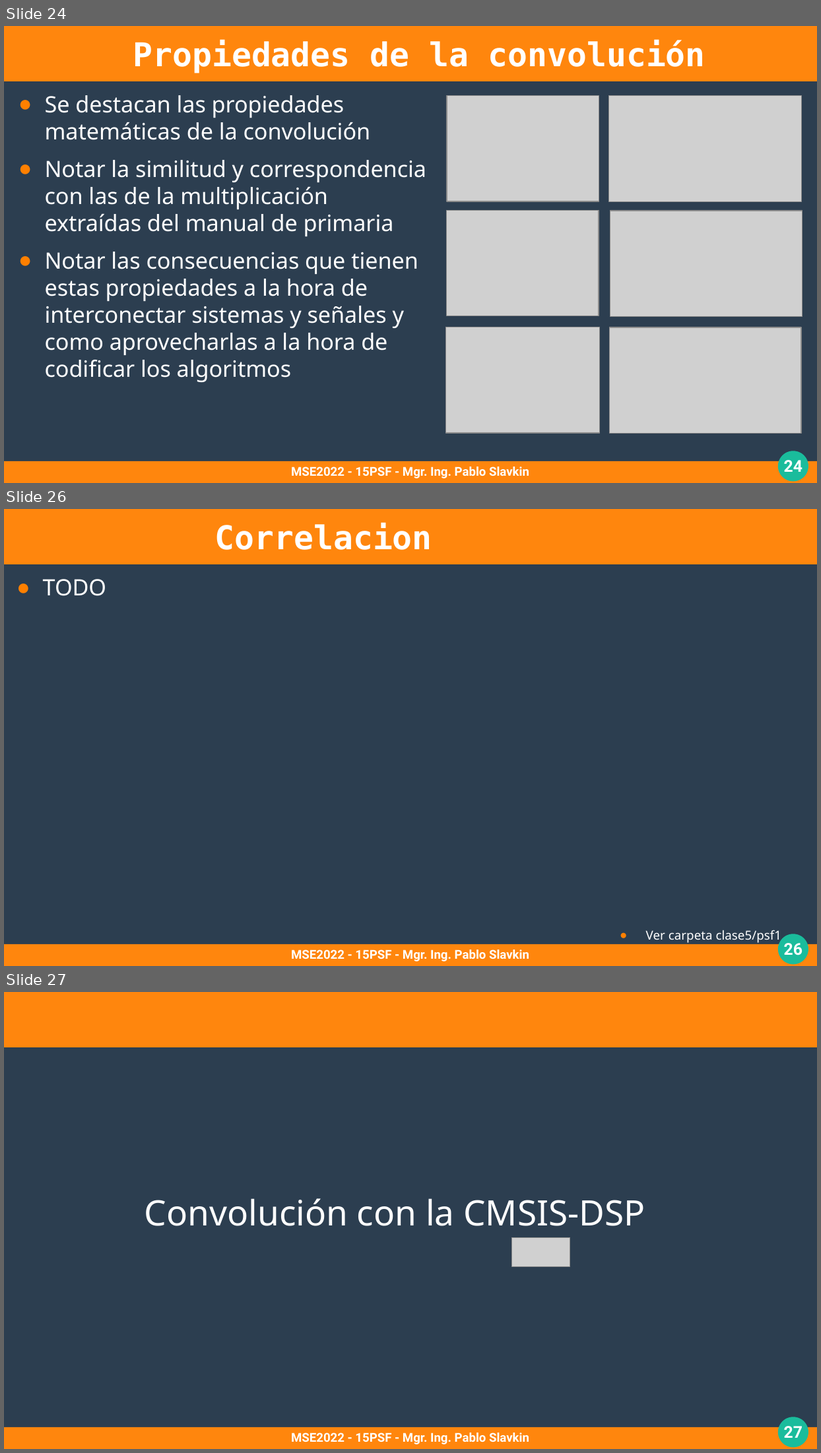
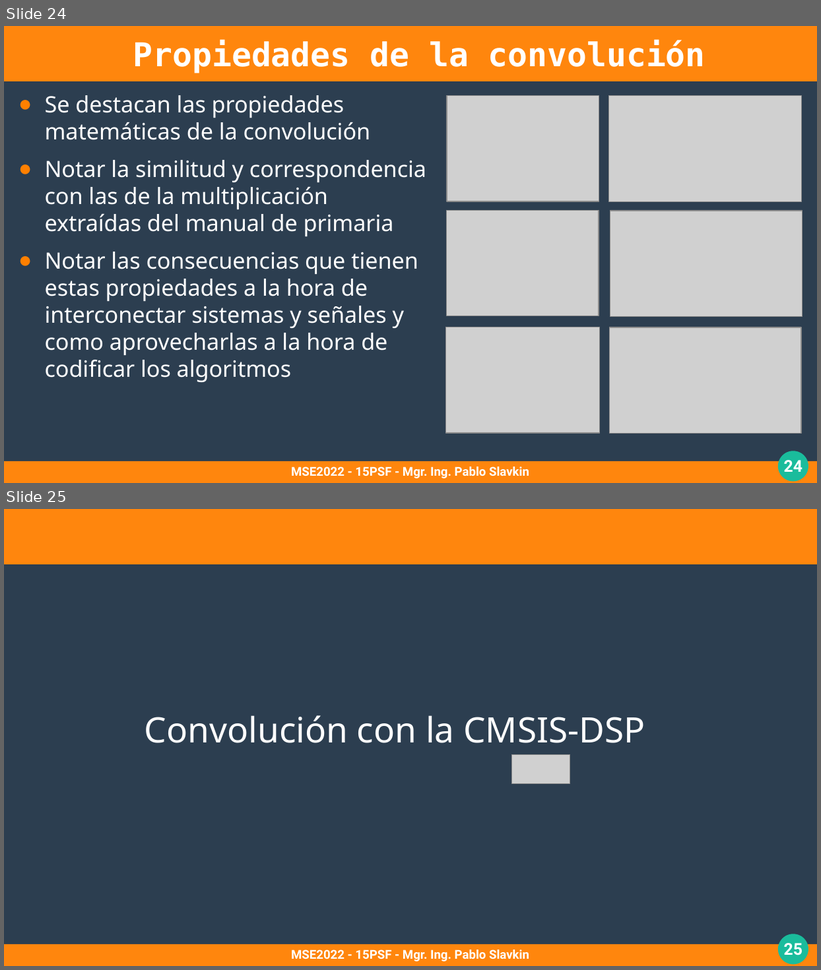
Before and after one commit to pslavkin/psf_2022, a slide deck: clases/5_clase/5_clase.odp. Shown one above the other, each under a label of ours: slides 24, 26 and 27 before the commit, slides 24 and 25 after it; the slides between them are not shown. The pictures are 821x1453 and 821x970 pixels, drawn with LibreOffice and Linux fonts; fonts in the diff are those of the drawing; grey boxes stand for pictures. Boxes give left, top, right and bottom in pixels: in the first picture for what was removed or moved away, otherwise in the second. Text is boxed around its words. In the diff, an @@ line names an element or a change of style, - is before the commit and + after.

```diff
--- a/clases/5_clase/5_clase.odp
+++ b/clases/5_clase/5_clase.odp
@@ slide 26 removed at bbox=[4, 509, 817, 966], background #2C3E50; not listed: 4 template elements that a slide beside it also shows @@
@@ title removed at bbox=[215, 523, 432, 550] @@
-Correlacion
@@ text removed at bbox=[43, 579, 106, 596] @@
-● TODO
@@ text removed at bbox=[646, 930, 782, 944] @@
-● Ver carpeta clase5/psf1
@@ text removed at bbox=[291, 950, 529, 962] @@
-MSE2022 - 15PSF - Mgr. Ing. Pablo Slavkin
@@ what was slide 27 is now slide 25 @@
@@ page number at bbox=[784, 943, 803, 956]: text changed @@
-27
+25
```
Also in this commit, not shown: 1 other slide removed.
